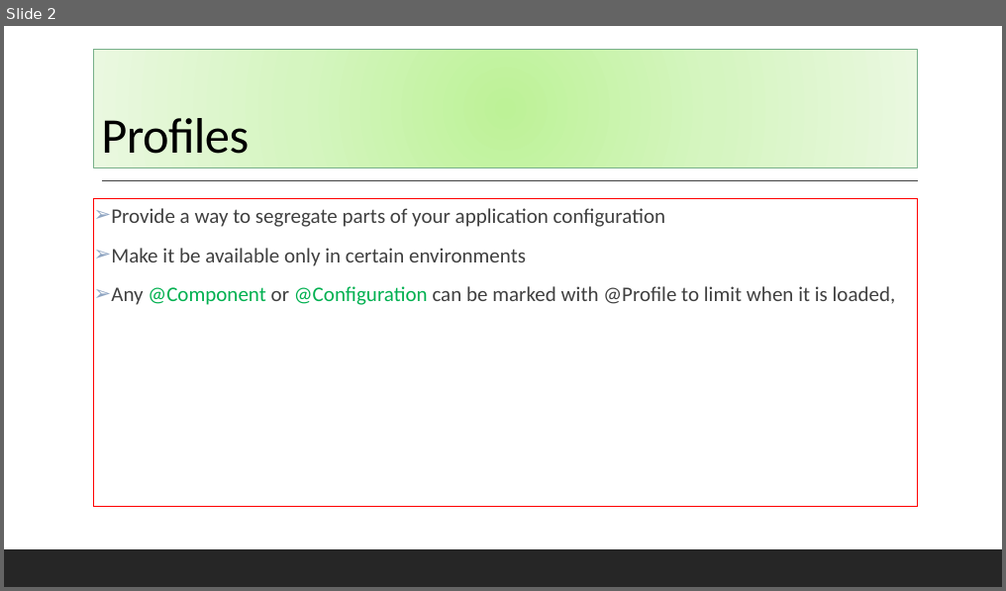
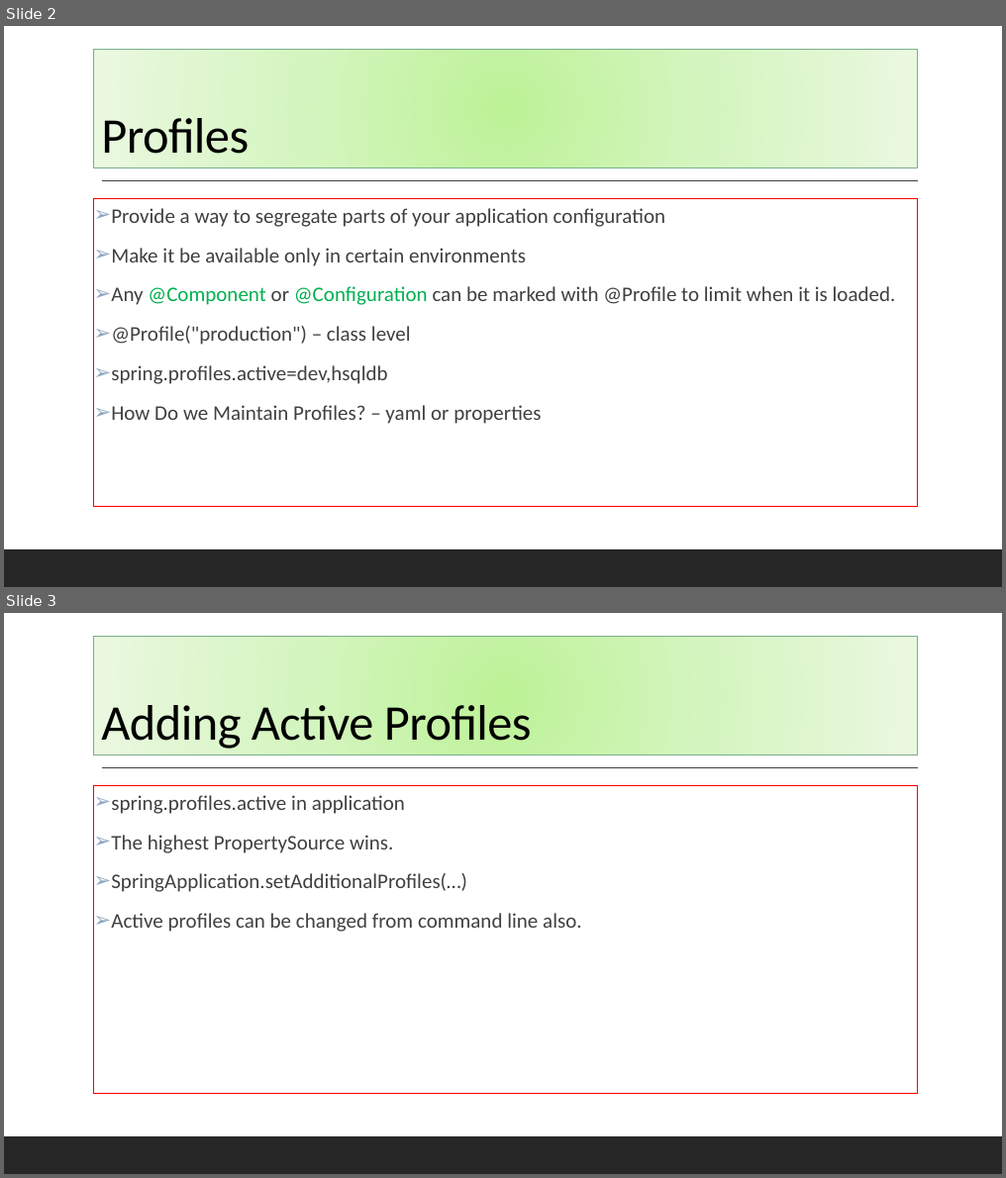
Before and after one commit to codefarm0/MyNotes, a slide deck: ppt/Spring Profiles.pptx. Shown one above the other, each under a label of ours: slide 2 before the commit, slides 2 and 3 after it. The pictures are 1006x591 and 1006x1178 pixels, drawn with LibreOffice and Linux fonts; fonts in the diff are those of the drawing. Boxes give left, top, right and bottom in pixels: in the first picture for what was removed or moved away, otherwise in the second. Text is boxed around its words. In the diff, an @@ line names an element or a change of style, - is before the commit and + after.

```diff
--- a/ppt/Spring Profiles.pptx
+++ b/ppt/Spring Profiles.pptx
@@ slide 3 added at (4, 613, 1002, 1174), background #FFFFFF; not listed: 2 template elements that a slide beside it also shows @@
@@ title added at (94, 636, 918, 756), fill gradient #BEF297 to #D5F6C0 to #EAFAE0, outline #77AF89 1 pt, 48 pt, text #000000 @@
+Adding Active Profiles
@@ text added at (94, 786, 918, 1093), outline #FF0000 0.75 pt, 20 pt, text #404040 @@
+➢ spring.profiles.active in application
+➢ The highest PropertySource wins.
+➢ SpringApplication.setAdditionalProfiles(…)
+➢ Active profiles can be changed from command line also.
@@ slide 2 changed as well @@
@@ text at (111, 286, 896, 424): text changed @@
-➢ Any @Component or @Configuration can be marked with @Profile to limit when it is loaded,
+➢ Any @Component or @Configuration can be marked with @Profile to limit when it is loaded.
+➢ @Profile("production") – class level
+➢ spring.profiles.active=dev,hsqldb
+➢ How Do we Maintain Profiles? – yaml or properties
```
Also in this commit, not shown: 1 other slide changed, 1 other slide added, 4 slides removed.
